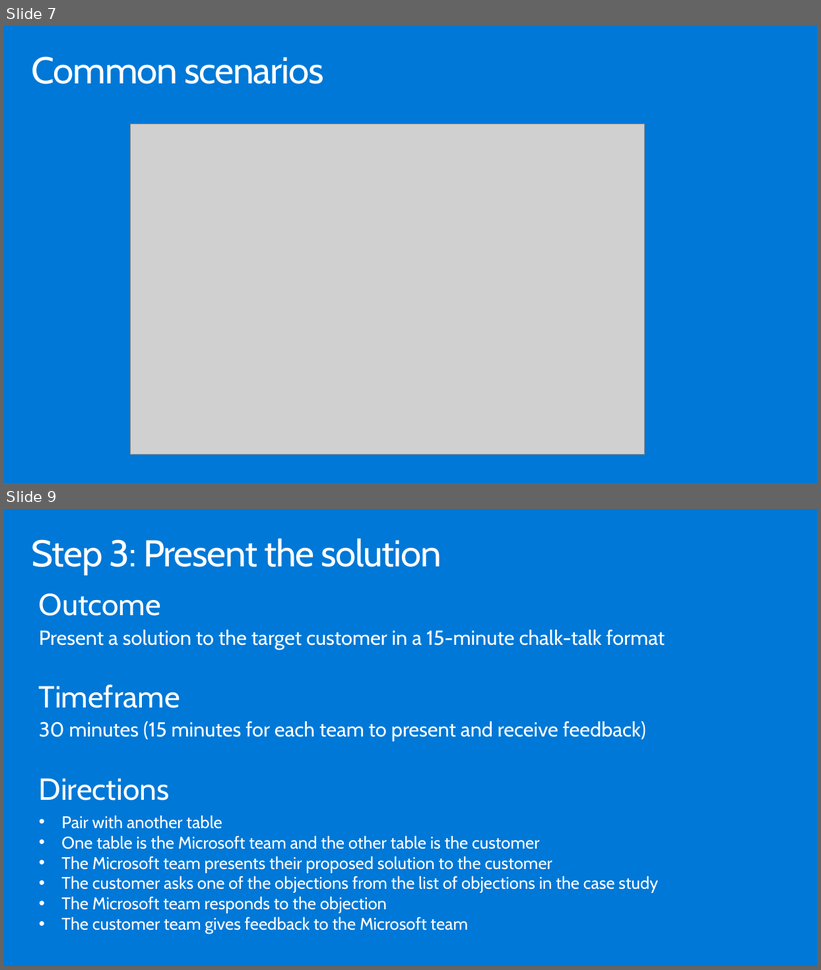
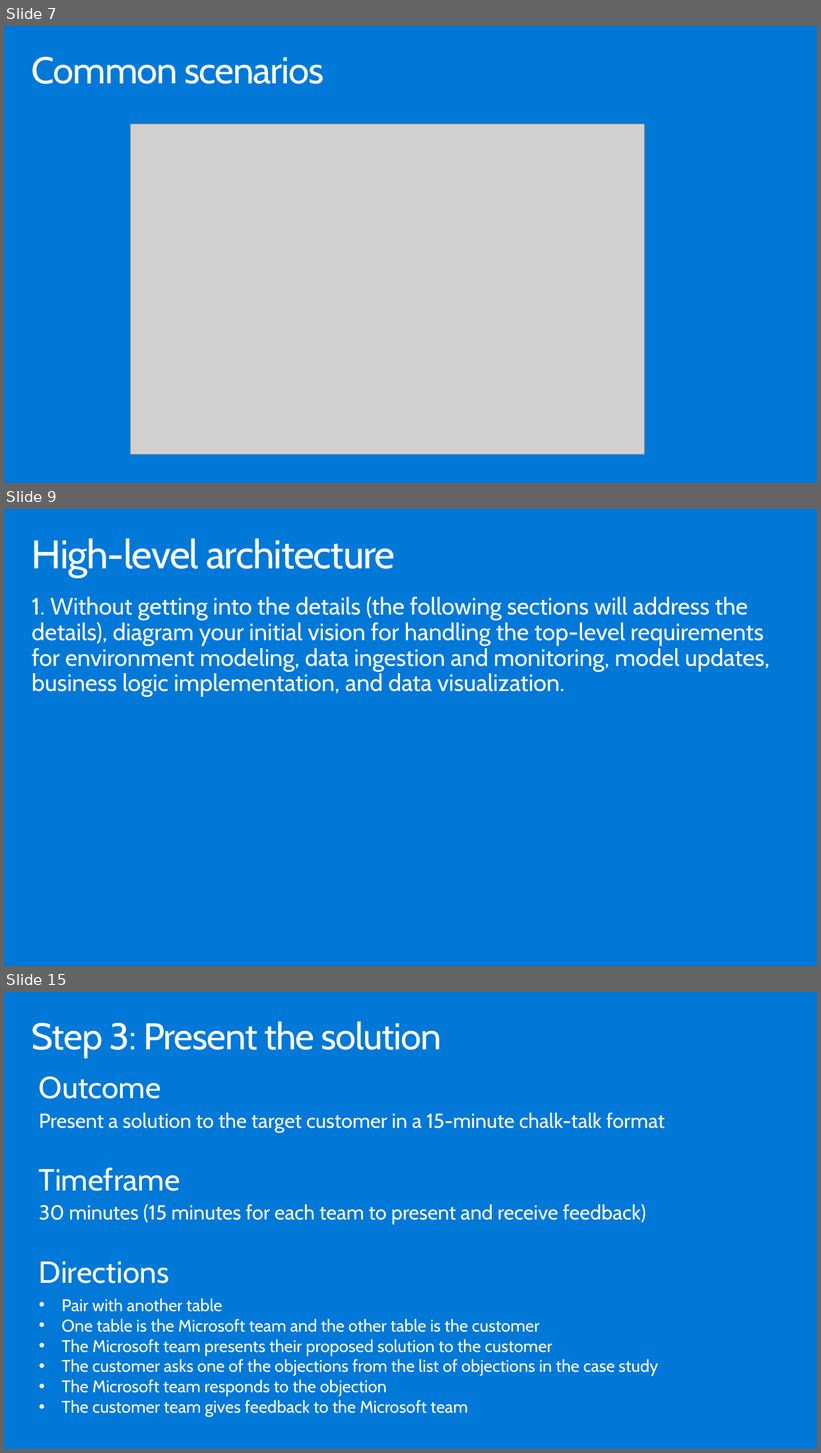
Before and after one commit to solliancenet/microsoft-leveraging-azure-digital-twins-supply-chain, a slide deck: Whiteboard design session/WDS trainer presentation - Leveraging Azure Digital Twins in a supply chain.pptx. Shown one above the other, each under a label of ours: slides 7 and 9 before the commit, slides 7, 9 and 15 after it; the slides between them are not shown. The pictures are 821x970 and 821x1453 pixels, drawn with LibreOffice and Linux fonts; fonts in the diff are those of the drawing; grey boxes stand for pictures. Boxes give left, top, right and bottom in pixels: in the first picture for what was removed or moved away, otherwise in the second. Text is boxed around its words. In the diff, an @@ line names an element or a change of style, - is before the commit and + after.

```diff
--- a/Whiteboard design session/WDS trainer presentation - Leveraging Azure Digital Twins in a supply chain.pptx
+++ b/Whiteboard design session/WDS trainer presentation - Leveraging Azure Digital Twins in a supply chain.pptx
@@ slide 9 added at box(4, 509, 817, 966), background #0078D7 @@
@@ title added at box(32, 538, 395, 577), 47 pt, text #FFFFFF @@
+High-level architecture
@@ text added at box(32, 597, 770, 697), 28 pt, text #FFFFFF @@
+1. Without getting into the details (the following sections will address the details), diagram your initial vision for handling the top-level requirements for environment modeling, data ingestion and monitoring, model updates, business logic implementation, and data visualization.
@@ what was slide 9 is now slide 15 @@
```
Also in this commit, not shown: 5 other slides added, 5 other files.
